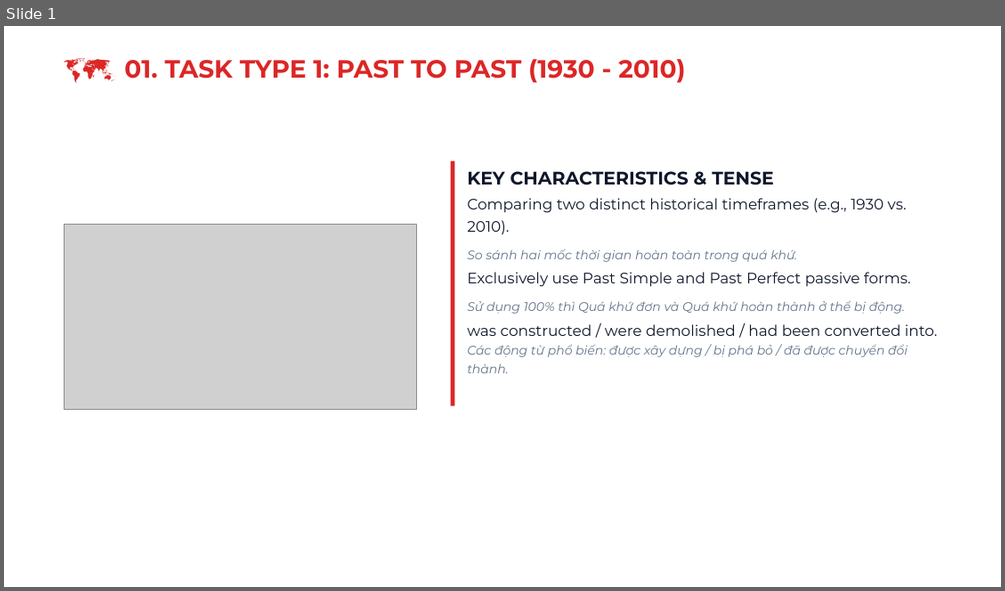
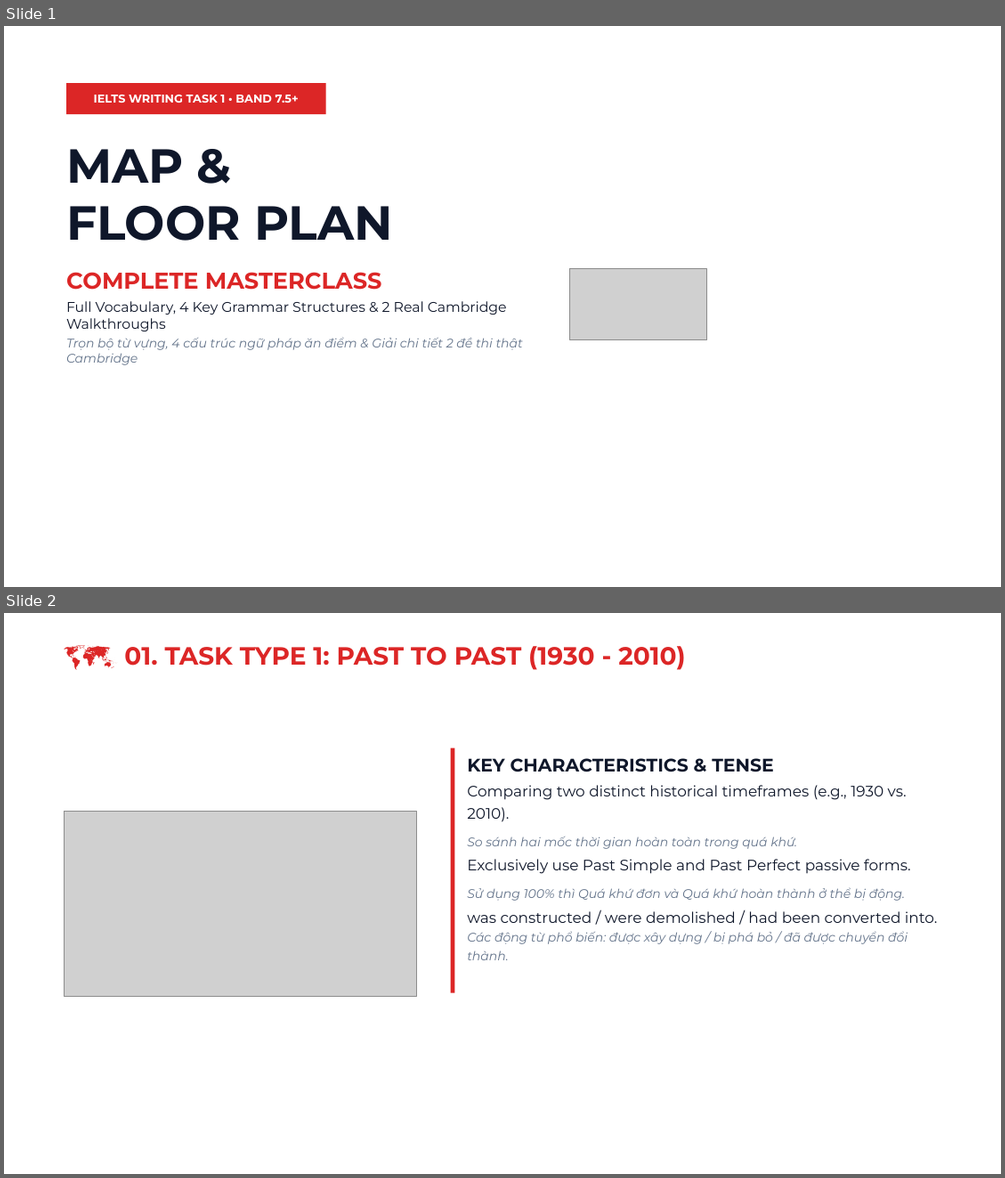
Before and after one commit to snowflake-vibing/KnowledgeLibrary, a slide deck: IELTS/07_YouTube_Studio/01_Slides_Writing_Task1_Map.pptx. Shown one above the other, each under a label of ours: slide 1 before the commit, slides 1 and 2 after it. The pictures are 1005x591 and 1005x1178 pixels, drawn with LibreOffice and Linux fonts; fonts in the diff are those of the drawing; grey boxes stand for pictures. Boxes give left, top, right and bottom in pixels: in the first picture for what was removed or moved away, otherwise in the second. Text is boxed around its words. In the diff, an @@ line names an element or a change of style, - is before the commit and + after.

```diff
--- a/IELTS/07_YouTube_Studio/01_Slides_Writing_Task1_Map.pptx
+++ b/IELTS/07_YouTube_Studio/01_Slides_Writing_Task1_Map.pptx
@@ slide 1 added at (4,26,1001,587), background #FFFFFF @@
@@ rectangle added at (66,83,325,114), fill #DC2626, 11 pt, text #FFFFFF, bold @@
+IELTS WRITING TASK 1 • BAND 7.5+
@@ text added at (66,149,523,365), 12 pt, text #0F172A @@
+MAP &
+FLOOR PLAN
+COMPLETE MASTERCLASS
+Full Vocabulary, 4 Key Grammar Structures & 2 Real Cambridge Walkthroughs
+Trọn bộ từ vựng, 4 cấu trúc ngữ pháp ăn điểm & Giải chi tiết 2 đề thi thật Cambridge
@@ picture added at (570,268,706,339) @@
@@ what was slide 1 is now slide 2 @@
```
Also in this commit, not shown: 6 slides changed, 1 other slide added, 5 other files.
